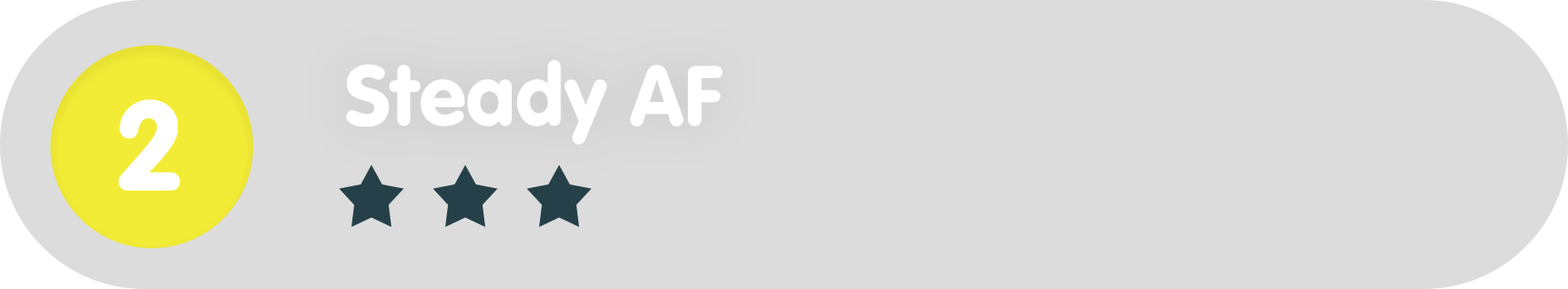
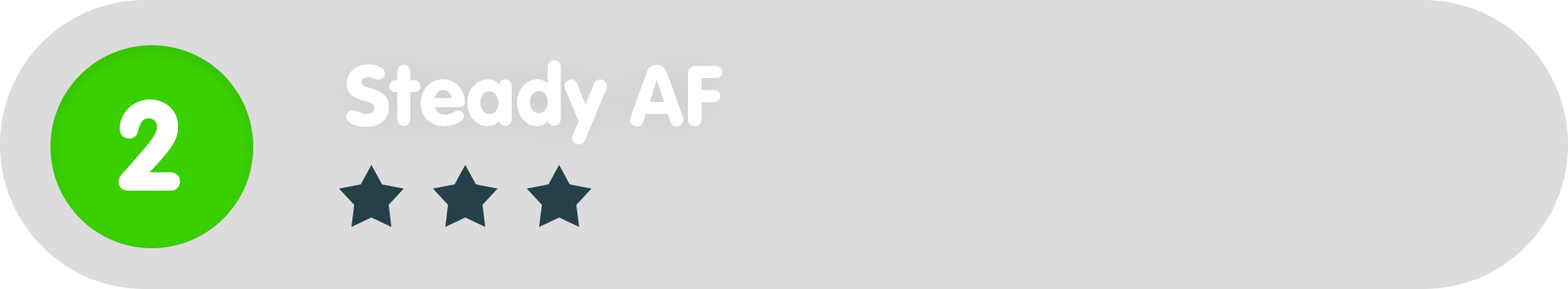
Layer changes from the first (1568, 289) image to the second:
painted on "Ellipse_green" over [50, 45, 254, 248]
